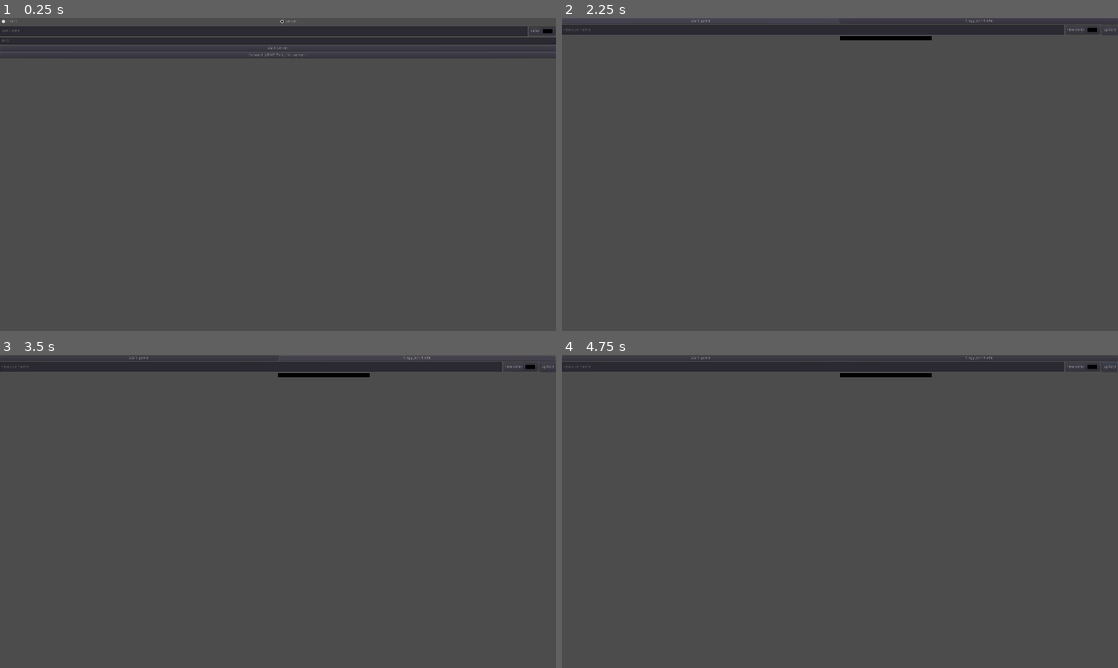
Above: before the commit, frames 1-4 (two rows, left to right).
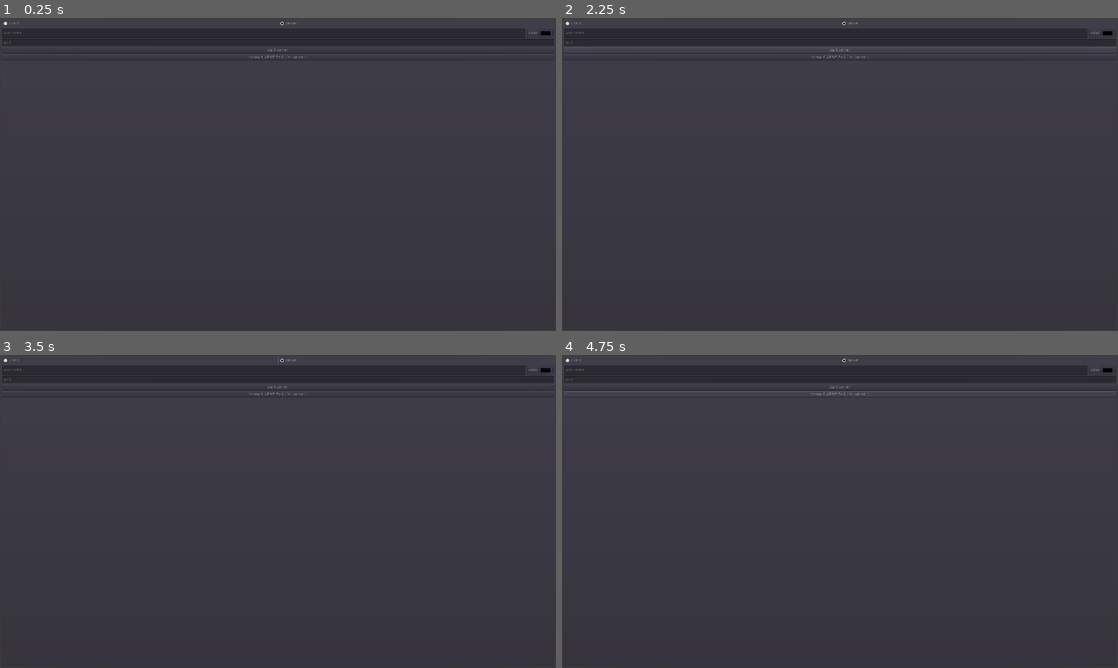
Above: after the commit, the same moments.

Repository: creikey/sketch-fight
Game: Godot game, scene res://LobbyScene.tscn
Same seed, same stepped clock (60 frames per second), same inputs: the game is played once before the commit and once after it. The engine's default icon, where the game draws it, is replaced by a stand-in: a white triangle on a blue panel in a dark square.
Inputs (mouse positions are in pixels of both pictures, inside the frame that each line leads up to):
- Up to frame 1 (0.25 s): no input
- Up to frame 2 (2.25 s): click "client" at 0.5 s; click "server" at 1.25 s; click "start server" at 2 s
- Up to frame 3 (3.5 s): click (417, 358) at 2.75 s, where only the run before the commit has a clickable "Copy Join Code"
- Up to frame 4 (4.75 s): click (1112, 367) at 3.5 s, where only the run before the commit has a clickable "update"; click (840, 392) at 4.25 s, where only the run after the commit has a clickable "Forward UPNP Port ( for serve…"

The runs differ from the first frame. In frame 1, 1.4% of the frame differs, in the area x 0-100%, y 0-100%; in frame 2, 4.7%; in frame 3, 4.4%; in frame 4, 4.6%.
Error after the commit: Invalid set index 'visible' (on base: 'null instance') with value of type 'bool'. (res://UI.gd:116)

Commit message:
UI background needs a constant color

Diff:
--- a/src/LobbyScene.tscn
+++ b/src/LobbyScene.tscn
@@ -14,100 +14,107 @@
 [node name="UI" type="CanvasLayer" parent="."]
 script = ExtResource( 1 )
 
-[node name="VBoxContainer" type="VBoxContainer" parent="UI"]
+[node name="PanelContainer" type="PanelContainer" parent="UI"]
 anchor_right = 1.0
 anchor_bottom = 1.0
+
+[node name="VBoxContainer" type="VBoxContainer" parent="UI/PanelContainer"]
+editor/display_folded = true
+margin_left = 7.0
+margin_top = 7.0
+margin_right = 1913.0
+margin_bottom = 1073.0
 __meta__ = {
 "_edit_use_anchors_": false
 }
 
-[node name="HBoxContainer4" type="HBoxContainer" parent="UI/VBoxContainer"]
-margin_right = 1920.0
+[node name="HBoxContainer4" type="HBoxContainer" parent="UI/PanelContainer/VBoxContainer"]
+margin_right = 1906.0
 margin_bottom = 24.0
 
-[node name="ClientCheckBox" type="CheckBox" parent="UI/VBoxContainer/HBoxContainer4"]
-margin_right = 958.0
+[node name="ClientCheckBox" type="CheckBox" parent="UI/PanelContainer/VBoxContainer/HBoxContainer4"]
+margin_right = 951.0
 margin_bottom = 24.0
 size_flags_horizontal = 3
 group = SubResource( 1 )
 text = "client"
 
-[node name="ServerCheckBox" type="CheckBox" parent="UI/VBoxContainer/HBoxContainer4"]
-margin_left = 962.0
-margin_right = 1920.0
+[node name="ServerCheckBox" type="CheckBox" parent="UI/PanelContainer/VBoxContainer/HBoxContainer4"]
+margin_left = 955.0
+margin_right = 1906.0
 margin_bottom = 24.0
 size_flags_horizontal = 3
 pressed = true
 group = SubResource( 1 )
 text = "server"
 
-[node name="HBoxContainer2" type="HBoxContainer" parent="UI/VBoxContainer"]
+[node name="HBoxContainer2" type="HBoxContainer" parent="UI/PanelContainer/VBoxContainer"]
 editor/display_folded = true
 margin_top = 28.0
-margin_right = 1920.0
+margin_right = 1906.0
 margin_bottom = 62.0
 
-[node name="Username" type="LineEdit" parent="UI/VBoxContainer/HBoxContainer2"]
-margin_right = 1822.0
+[node name="Username" type="LineEdit" parent="UI/PanelContainer/VBoxContainer/HBoxContainer2"]
+margin_right = 1808.0
 margin_bottom = 34.0
 size_flags_horizontal = 3
 placeholder_text = "username"
 
-[node name="Panel" type="PanelContainer" parent="UI/VBoxContainer/HBoxContainer2"]
-margin_left = 1826.0
-margin_right = 1920.0
-margin_bottom = 34.0
-
-[node name="HBoxContainer" type="HBoxContainer" parent="UI/VBoxContainer/HBoxContainer2/Panel"]
+[node name="Panel" type="PanelContainer" parent="UI/PanelContainer/VBoxContainer/HBoxContainer2"]
+margin_left = 1812.0
+margin_right = 1906.0
+margin_bottom = 34.0
+
+[node name="HBoxContainer" type="HBoxContainer" parent="UI/PanelContainer/VBoxContainer/HBoxContainer2/Panel"]
 margin_left = 7.0
 margin_top = 7.0
 margin_right = 87.0
 margin_bottom = 27.0
 
-[node name="Label" type="Label" parent="UI/VBoxContainer/HBoxContainer2/Panel/HBoxContainer"]
+[node name="Label" type="Label" parent="UI/PanelContainer/VBoxContainer/HBoxContainer2/Panel/HBoxContainer"]
 margin_top = 3.0
 margin_right = 32.0
 margin_bottom = 17.0
 text = "color"
 
-[node name="ColorPickerButton" type="ColorPickerButton" parent="UI/VBoxContainer/HBoxContainer2/Panel/HBoxContainer"]
+[node name="ColorPickerButton" type="ColorPickerButton" parent="UI/PanelContainer/VBoxContainer/HBoxContainer2/Panel/HBoxContainer"]
 margin_left = 36.0
 margin_right = 80.0
 margin_bottom = 20.0
 text = "color"
 
-[node name="Port" type="LineEdit" parent="UI/VBoxContainer"]
+[node name="Port" type="LineEdit" parent="UI/PanelContainer/VBoxContainer"]
 margin_top = 66.0
-margin_right = 1920.0
+margin_right = 1906.0
 margin_bottom = 90.0
 placeholder_text = "port"
 
-[node name="JoinCode" type="LineEdit" parent="UI/VBoxContainer"]
+[node name="JoinCode" type="LineEdit" parent="UI/PanelContainer/VBoxContainer"]
 visible = false
 margin_top = 94.0
 margin_right = 1920.0
 margin_bottom = 118.0
 placeholder_text = "join code"
 
-[node name="HBoxContainer" type="HBoxContainer" parent="UI/VBoxContainer"]
+[node name="HBoxContainer" type="HBoxContainer" parent="UI/PanelContainer/VBoxContainer"]
 margin_top = 94.0
-margin_right = 1920.0
+margin_right = 1906.0
 margin_bottom = 114.0
 
-[node name="JoinServerButton" type="Button" parent="UI/VBoxContainer/HBoxContainer"]
+[node name="JoinServerButton" type="Button" parent="UI/PanelContainer/VBoxContainer/HBoxContainer"]
 visible = false
 margin_right = 958.0
 margin_bottom = 20.0
 size_flags_horizontal = 3
 text = "join server"
 
-[node name="StartServerButton" type="Button" parent="UI/VBoxContainer/HBoxContainer"]
-margin_right = 1920.0
+[node name="StartServerButton" type="Button" parent="UI/PanelContainer/VBoxContainer/HBoxContainer"]
+margin_right = 1906.0
 margin_bottom = 20.0
 size_flags_horizontal = 3
 text = "start server"
 
-[node name="StartGameButton" type="Button" parent="UI/VBoxContainer/HBoxContainer"]
+[node name="StartGameButton" type="Button" parent="UI/PanelContainer/VBoxContainer/HBoxContainer"]
 visible = false
 margin_left = 684.0
 margin_right = 1024.0
@@ -115,7 +122,7 @@
 size_flags_horizontal = 3
 text = "start game"
 
-[node name="CopyJoinCodeButton" type="Button" parent="UI/VBoxContainer/HBoxContainer"]
+[node name="CopyJoinCodeButton" type="Button" parent="UI/PanelContainer/VBoxContainer/HBoxContainer"]
 visible = false
 margin_left = 1282.0
 margin_right = 1920.0
@@ -123,13 +130,13 @@
 size_flags_horizontal = 3
 text = "Copy Join Code"
 
-[node name="UPNPButton" type="Button" parent="UI/VBoxContainer"]
+[node name="UPNPButton" type="Button" parent="UI/PanelContainer/VBoxContainer"]
 margin_top = 118.0
-margin_right = 1920.0
+margin_right = 1906.0
 margin_bottom = 138.0
 text = "Forward UPNP Port ( for server )"
 
-[node name="UPNPLog" type="Label" parent="UI/VBoxContainer"]
+[node name="UPNPLog" type="Label" parent="UI/PanelContainer/VBoxContainer"]
 visible = false
 margin_top = 142.0
 margin_right = 1024.0
@@ -139,85 +146,83 @@
 "_edit_use_anchors_": false
 }
 
-[node name="UpdateHBoxContainer" type="HBoxContainer" parent="UI/VBoxContainer"]
+[node name="UpdateHBoxContainer" type="HBoxContainer" parent="UI/PanelContainer/VBoxContainer"]
 visible = false
 margin_top = 118.0
 margin_right = 1024.0
 margin_bottom = 152.0
 script = ExtResource( 2 )
 
-[node name="NewUsername" type="LineEdit" parent="UI/VBoxContainer/UpdateHBoxContainer"]
+[node name="NewUsername" type="LineEdit" parent="UI/PanelContainer/VBoxContainer/UpdateHBoxContainer"]
 margin_right = 836.0
 margin_bottom = 34.0
 size_flags_horizontal = 3
 placeholder_text = "new username"
 
-[node name="Panel" type="PanelContainer" parent="UI/VBoxContainer/UpdateHBoxContainer"]
+[node name="Panel" type="PanelContainer" parent="UI/PanelContainer/VBoxContainer/UpdateHBoxContainer"]
 margin_left = 840.0
 margin_right = 964.0
 margin_bottom = 34.0
 
-[node name="HBoxContainer" type="HBoxContainer" parent="UI/VBoxContainer/UpdateHBoxContainer/Panel"]
+[node name="HBoxContainer" type="HBoxContainer" parent="UI/PanelContainer/VBoxContainer/UpdateHBoxContainer/Panel"]
 margin_left = 7.0
 margin_top = 7.0
 margin_right = 117.0
 margin_bottom = 27.0
 
-[node name="Label" type="Label" parent="UI/VBoxContainer/UpdateHBoxContainer/Panel/HBoxContainer"]
+[node name="Label" type="Label" parent="UI/PanelContainer/VBoxContainer/UpdateHBoxContainer/Panel/HBoxContainer"]
 margin_top = 3.0
 margin_right = 62.0
 margin_bottom = 17.0
 text = "new color"
 
-[node name="ColorPickerButton" type="ColorPickerButton" parent="UI/VBoxContainer/UpdateHBoxContainer/Panel/HBoxContainer"]
+[node name="ColorPickerButton" type="ColorPickerButton" parent="UI/PanelContainer/VBoxContainer/UpdateHBoxContainer/Panel/HBoxContainer"]
 margin_left = 66.0
 margin_right = 110.0
 margin_bottom = 20.0
 text = "color"
 
-[node name="UpdateButton" type="Button" parent="UI/VBoxContainer/UpdateHBoxContainer"]
+[node name="UpdateButton" type="Button" parent="UI/PanelContainer/VBoxContainer/UpdateHBoxContainer"]
 margin_left = 968.0
 margin_right = 1024.0
 margin_bottom = 34.0
 text = "update"
 
-[node name="HBoxContainer3" type="HBoxContainer" parent="UI/VBoxContainer"]
+[node name="HBoxContainer3" type="HBoxContainer" parent="UI/PanelContainer/VBoxContainer"]
 margin_top = 142.0
-margin_right = 1920.0
-margin_bottom = 1080.0
-size_flags_vertical = 3
-
-[node name="LeftSpacer" type="PanelContainer" parent="UI/VBoxContainer/HBoxContainer3"]
-margin_right = 637.0
-margin_bottom = 938.0
+margin_right = 1906.0
+margin_bottom = 1066.0
+size_flags_vertical = 3
+
+[node name="LeftSpacer" type="PanelContainer" parent="UI/PanelContainer/VBoxContainer/HBoxContainer3"]
+margin_right = 632.0
+margin_bottom = 924.0
 size_flags_horizontal = 3
 size_flags_vertical = 3
 custom_styles/panel = SubResource( 2 )
 
-[node name="PlayerLog" type="VBoxContainer" parent="UI/VBoxContainer/HBoxContainer3"]
-margin_left = 641.0
-margin_right = 1278.0
-margin_bottom = 938.0
+[node name="PlayerLog" type="VBoxContainer" parent="UI/PanelContainer/VBoxContainer/HBoxContainer3"]
+margin_left = 636.0
+margin_right = 1268.0
+margin_bottom = 924.0
 size_flags_horizontal = 3
 size_flags_vertical = 3
 script = ExtResource( 3 )
 player_log_pack = ExtResource( 4 )
 
-[node name="RightSpacer" type="PanelContainer" parent="UI/VBoxContainer/HBoxContainer3"]
-margin_left = 1282.0
-margin_right = 1920.0
-margin_bottom = 938.0
+[node name="RightSpacer" type="PanelContainer" parent="UI/PanelContainer/VBoxContainer/HBoxContainer3"]
+margin_left = 1272.0
+margin_right = 1906.0
+margin_bottom = 924.0
 size_flags_horizontal = 3
 size_flags_vertical = 3
 custom_styles/panel = SubResource( 2 )
-
-[node name="Node" type="Node" parent="."]
 [connection signal="tree_exiting" from="UI" to="UI" method="_on_UI_tree_exiting"]
-[connection signal="pressed" from="UI/VBoxContainer/HBoxContainer4/ClientCheckBox" to="UI" method="_on_ClientCheckBox_pressed"]
-[connection signal="pressed" from="UI/VBoxContainer/HBoxContainer4/ServerCheckBox" to="UI" method="_on_ServerCheckBox_pressed"]
-[connection signal="pressed" from="UI/VBoxContainer/HBoxContainer/JoinServerButton" to="UI" method="_on_JoinServerButton_pressed"]
-[connection signal="pressed" from="UI/VBoxContainer/HBoxContainer/StartServerButton" to="UI" method="_on_StartServerButton_pressed"]
-[connection signal="pressed" from="UI/VBoxContainer/HBoxContainer/StartGameButton" to="UI" method="_on_StartGameButton_pressed"]
-[connection signal="pressed" from="UI/VBoxContainer/HBoxContainer/CopyJoinCodeButton" to="UI" method="_on_CopyJoinCodeButton_pressed"]
-[connection signal="pressed" from="UI/VBoxContainer/UPNPButton" to="UI" method="_on_UPNPButton_pressed"]
-[connection signal="pressed" from="UI/VBoxContainer/UpdateHBoxContainer/UpdateButton" to="UI/VBoxContainer/UpdateHBoxContainer" method="_on_UpdateButton_pressed"]
+[connection signal="pressed" from="UI/PanelContainer/VBoxContainer/HBoxContainer4/ClientCheckBox" to="UI" method="_on_ClientCheckBox_pressed"]
+[connection signal="pressed" from="UI/PanelContainer/VBoxContainer/HBoxContainer4/ServerCheckBox" to="UI" method="_on_ServerCheckBox_pressed"]
+[connection signal="pressed" from="UI/PanelContainer/VBoxContainer/HBoxContainer/JoinServerButton" to="UI" method="_on_JoinServerButton_pressed"]
+[connection signal="pressed" from="UI/PanelContainer/VBoxContainer/HBoxContainer/StartServerButton" to="UI" method="_on_StartServerButton_pressed"]
+[connection signal="pressed" from="UI/PanelContainer/VBoxContainer/HBoxContainer/StartGameButton" to="UI" method="_on_StartGameButton_pressed"]
+[connection signal="pressed" from="UI/PanelContainer/VBoxContainer/HBoxContainer/CopyJoinCodeButton" to="UI" method="_on_CopyJoinCodeButton_pressed"]
+[connection signal="pressed" from="UI/PanelContainer/VBoxContainer/UPNPButton" to="UI" method="_on_UPNPButton_pressed"]
+[connection signal="pressed" from="UI/PanelContainer/VBoxContainer/UpdateHBoxContainer/UpdateButton" to="UI/PanelContainer/VBoxContainer/UpdateHBoxContainer" method="_on_UpdateButton_pressed"]
